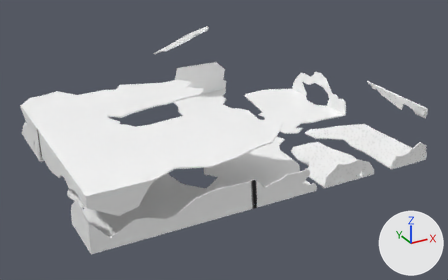
Renders of the Blender file Assets/Models/Environment/Scenes/Tutorial/tutorial_facilityRoomZinc2.blend from each side of a commit.
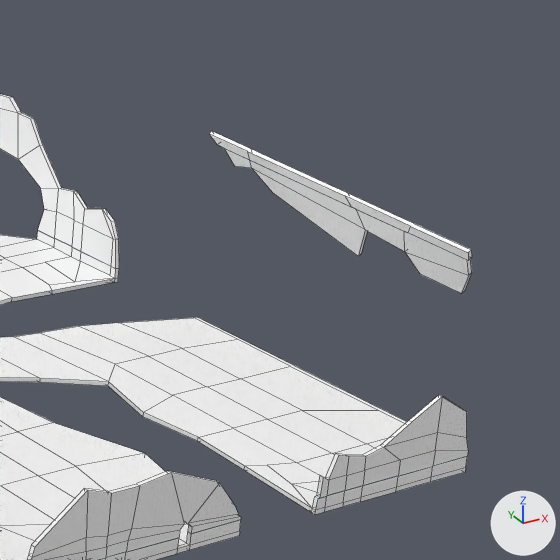
Each version is shown whole from a 50 mm lens placed at (-323.1, -350.2, 236.4), pointed at (-63.4, 121.9, 0.3), then close up on the part from 71% to 100% of the width and 18% to 64% of the height. The lights are fixed; the arrows at lower right show +X, +Y and +Z. The close-ups show mesh edges as thin lines.
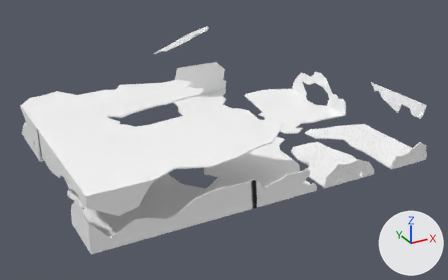
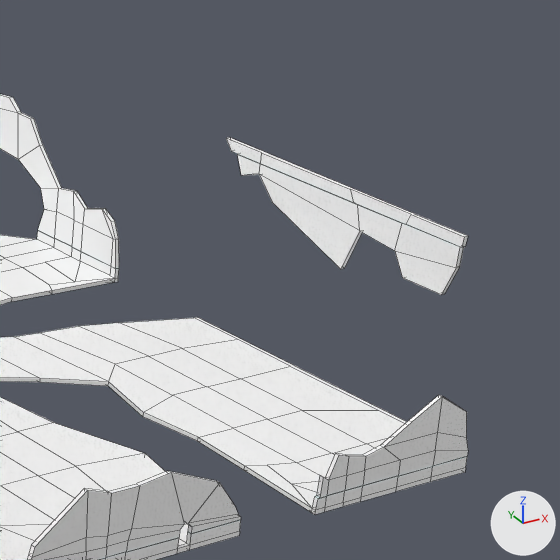
Boxes (x1, y1, x2, y2) around the edits, measured in the close-ups (560 x 560 px):
'Cube.002', reshaped: before (0, 131, 472, 514); after (0, 317, 468, 514)
'Cube.000', added: after (226, 137, 468, 295)
    faces in mat_tile (picture img_tile_png): (226, 137, 468, 295)
part 1 of me_cube_001, deleted: before (209, 131, 472, 294)

Edits to the bpy script that builds the scene:
```text
Change me_cube_001:
    where me_cube_001.from_pydata(...)  # 210 vertices, 198 faces; spans x -45.7..24.2, y 0.0..104.9, z -1.0..49.4
    used by ob_cube_002; location = (60.0, 0.0, 0.0)
    me_cube_001 part 1: the loose piece of 48 vertices spanning x 9.9..24.2, y 10.1..81.0, z 29.9..49.4 is deleted
Add me_cube_002:
    me_cube_002.from_pydata(...)  # 48 vertices, 43 faces; spans x 16.0..17.0, y 10.5..81.9, z 28.6..46.6
    # faces by material slot: [33, 10]
    me_cube_002.materials.append(mat_tile)  # picture img_tile_png
    me_cube_002.materials.append(mat_light)  # cyan #a3d9da
Add ob_cube_000:
    ob_cube_000 = bpy.data.objects.new('Cube.000', me_cube_002)
    ob_cube_000.location = (60.0, 0.0, 0.0)
```
